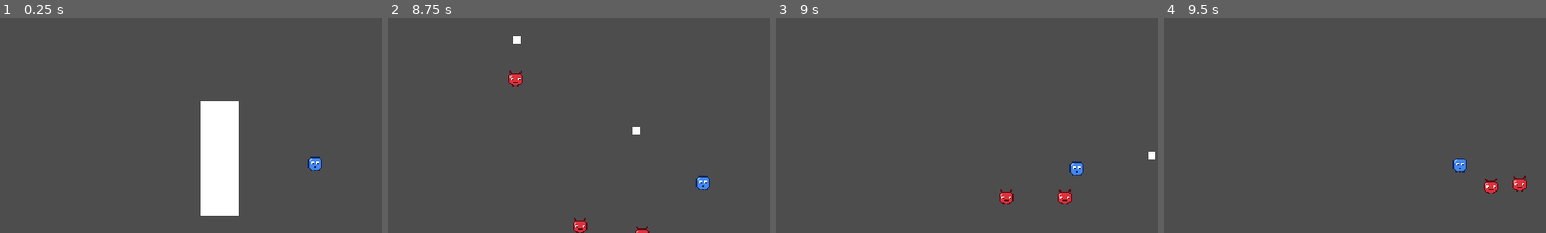
Above: before the commit, frames 1-4 (left to right).
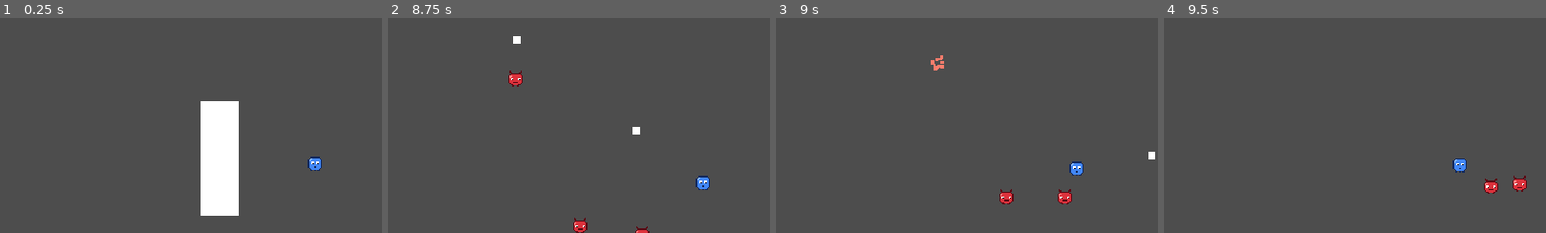
Above: after the commit, the same moments.

Repository: jonjud/survivor-arena
Game: Godot game, scene res://scenes/main.tscn
Same seed, same stepped clock (60 frames per second), same inputs: the game is played once before the commit and once after it.
Inputs (mouse positions are % of the whole screen's width and height, from its top left):
- Up to frame 1 (0.25 s): no input
- Up to frame 2 (8.75 s): tap Enter at 0.5 s; move the mouse to (45, 70) at 0.52 s; press the mouse at (45, 70) at 0.53 s; hold W (move_up) 0.53-2.03 s; move the mouse to (80, 65) at 1.27 s; release the mouse at (80, 65) at 1.28 s; click (80, 65) at 1.35 s; move the mouse to (20, 35) at 2.02 s; press the mouse at (20, 35) at 2.03 s; hold A (move_left) 2.03-3.53 s; move the mouse to (55, 50) at 2.77 s; release the mouse at (55, 50) at 2.78 s; click (55, 50) at 2.85 s; move the mouse to (35, 25) at 3.52 s; press the mouse at (35, 25) at 3.53 s; hold S (move_down) 3.53-4.28 s; move the mouse to (72, 45) at 4.27 s; release the mouse at (72, 45) at 4.28 s; hold D (move_right) 4.28-5.03 s; click (72, 45) at 4.35 s; move the mouse to (30, 55) at 5.02 s; press the mouse at (30, 55) at 5.03 s; hold W (move_up) 5.03-5.78 s; move the mouse to (60, 28) at 5.77 s; release the mouse at (60, 28) at 5.78 s; hold D (move_right) 5.78-8.03 s; click (60, 28) at 5.85 s; move the mouse to (45, 70) at 6.52 s; press the mouse at (45, 70) at 6.53 s; move the mouse to (80, 65) at 7.27 s; release the mouse at (80, 65) at 7.28 s; click (80, 65) at 7.35 s; move the mouse to (20, 35) at 8.02 s; press the mouse at (20, 35) at 8.03 s; hold S (move_down) from 8.03 s (still down)
- Up to frame 3 (9 s): move the mouse to (55, 50) at 8.77 s; release S (move_down) at 8.78 s; release the mouse at (55, 50) at 8.78 s; hold A (move_left) from 8.78 s (still down); click (55, 50) at 8.85 s
- Up to frame 4 (9.5 s): keep holding A (move_left)
The pictures show only the part of the screen within x 9-59%, y 16-66%; the shares and areas given below are measured in that part.

Frames 1-2 are identical in both runs. In frame 3, 0.1% of the frame differs, in the area x 40-44%, y 17-25%; in frame 4, nothing differs.

Commit message:
feat: add death particle burst via EventBus

Diff:
--- a/resources/enemy_grunt.tres
+++ b/resources/enemy_grunt.tres
@@ -6,4 +6,5 @@
 [resource]
 script = ExtResource("1_tg8iq")
 texture = ExtResource("2_6bk0k")
+particle_color = Color(1, 0.49748176, 0.4304652, 1)
 metadata/_custom_type_script = "uid://b0kh54hy5m40h"
--- a/resources/enemy_runner.tres
+++ b/resources/enemy_runner.tres
@@ -11,4 +11,5 @@
 color = Color(1, 0.64705884, 0, 1)
 size = 12.0
 texture = ExtResource("2_x5v3b")
+particle_color = Color(0.85465276, 0.70468, 0.24121967, 1)
 metadata/_custom_type_script = "uid://b0kh54hy5m40h"
--- a/resources/enemy_tank.tres
+++ b/resources/enemy_tank.tres
@@ -11,4 +11,5 @@
 damage = 2
 color = Color(0.9019608, 0.4117647, 0.98039216, 1)
 texture = ExtResource("2_082kv")
+particle_color = Color(0.7539397, 0.4919107, 0.9923565, 1)
 metadata/_custom_type_script = "uid://b0kh54hy5m40h"
--- a/scenes/enemies/enemy.gd
+++ b/scenes/enemies/enemy.gd
@@ -43,9 +43,10 @@
 	stun()
 
 
-# NEW ตาย -> พิมพ์ข้อความแล้วลบตัวเอง
 func _on_died() -> void:
-	EventBus.enemy_killed.emit(data.score_value if data else 0)  # 🆕 แทน killed
+	var tint: Color = data.particle_color if data else Color.WHITE
+	EventBus.enemy_died.emit(global_position, tint)  # 🆕
+	EventBus.enemy_killed.emit(data.score_value if data else 0)
 	queue_free()
 
 
--- a/scenes/main.tscn
+++ b/scenes/main.tscn
@@ -14,6 +14,7 @@
 [ext_resource type="AudioStream" uid="uid://bxs4ht5o8m2ae" path="res://assets/audio/shoot.wav" id="12_jbj1t"]
 [ext_resource type="AudioStream" uid="uid://dk1bmdjmxh5ma" path="res://assets/audio/hit.wav" id="13_muem4"]
 [ext_resource type="AudioStream" uid="uid://chl4gmkjhxm0h" path="res://assets/audio/death.wav" id="14_dp3eg"]
+[ext_resource type="Script" uid="uid://b3yduo34if6du" path="res://scripts/game_effects.gd" id="15_jkv2x"]
 
 [sub_resource type="RectangleShape2D" id="RectangleShape2D_htemk"]
 size = Vector2(32, 96)
@@ -56,9 +57,11 @@
 [node name="ScoreKeeper" type="Node" parent="." unique_id=546810486 groups=["score_keeper"]]
 script = ExtResource("10_choun")
 
-[node name="GameAudio" type="Node" parent="." unique_id=825893451]
+[node name="GameAudio" type="Node" parent="." unique_id=547861677]
 script = ExtResource("11_jkv2x")
 shoot_sfx = ExtResource("12_jbj1t")
 hit_sfx = ExtResource("13_muem4")
 death_sfx = ExtResource("14_dp3eg")
-metadata/_custom_type_script = "uid://bgg37nb3gce12"
+
+[node name="GameEffects" type="Node" parent="." unique_id=1929214131]
+script = ExtResource("15_jkv2x")
--- /dev/null
+++ b/scripts/core/burst_oarticles.gd
@@ -0,0 +1,32 @@
+class_name BurstParticles
+extends CPUParticles2D
+## เศษกระจายครั้งเดียวแล้วลบตัวเอง สร้างด้วย BurstParticles.new()
+
+var tint: Color = Color.WHITE  # ตั้งก่อน add_child
+
+
+func _ready() -> void:
+	one_shot = true
+	explosiveness = 1.0           # พุ่งออกพร้อมกันทั้งหมด
+	amount = 12
+	lifetime = 0.45
+	direction = Vector2.UP
+	spread = 180.0                # กระจายรอบทิศ
+	gravity = Vector2.ZERO        # เกม top-down ไม่มีแรงโน้มถ่วง
+	initial_velocity_min = 50.0
+	initial_velocity_max = 130.0
+	damping_min = 60.0            # ค่อย ๆ ช้าลง
+	damping_max = 100.0
+	scale_amount_min = 2.0        # ไม่มี texture จึงเป็นสี่เหลี่ยมเล็ก ๆ ตามขนาดนี้
+	scale_amount_max = 3.0
+	color = tint
+
+	# จางหายไปตามอายุ
+	var fade: Gradient = Gradient.new()
+	fade.offsets = PackedFloat32Array([0.0, 1.0])
+	fade.colors = PackedColorArray([Color(1, 1, 1, 1), Color(1, 1, 1, 0)])
+	color_ramp = fade
+
+	emitting = true
+	# ลบตัวเองเมื่อเล่นจบ (ไม่ให้ node ค้างในฉาก)
+	get_tree().create_timer(lifetime + 0.1).timeout.connect(queue_free)
--- a/scripts/core/eventbus.gd
+++ b/scripts/core/eventbus.gd
@@ -14,3 +14,4 @@
 signal enemy_damaged
 
 signal player_damaged
+signal enemy_died(at_position: Vector2, color: Color)  #  ศัตรูตายที่ไหน สีอะไร (ไว้ทำเอฟเฟกต์)
--- a/scripts/enemies/enemy_data.gd
+++ b/scripts/enemies/enemy_data.gd
@@ -9,3 +9,4 @@
 @export var size: float = 16.0  #  ขนาดกล่อง (pixel)
 @export var score_value: int = 10
 @export var texture: Texture2D  #  รูปศัตรู (แทน color)
+@export var particle_color: Color = Color.WHITE  # สีเศษตอนตาย
--- /dev/null
+++ b/scripts/game_effects.gd
@@ -0,0 +1,14 @@
+class_name GameEffects
+extends Node
+## จับคู่ "เหตุการณ์ในเกม" กับ "เอฟเฟกต์ภาพ"
+
+
+func _ready() -> void:
+	EventBus.enemy_died.connect(_on_enemy_died)
+
+
+func _on_enemy_died(at_position: Vector2, color: Color) -> void:
+	var burst: BurstParticles = BurstParticles.new()
+	burst.tint = color
+	burst.global_position = at_position
+	get_tree().current_scene.add_child(burst)
Not shown, added: scripts/core/burst_oarticles.gd.uid
Not shown, added: scripts/game_effects.gd.uid
